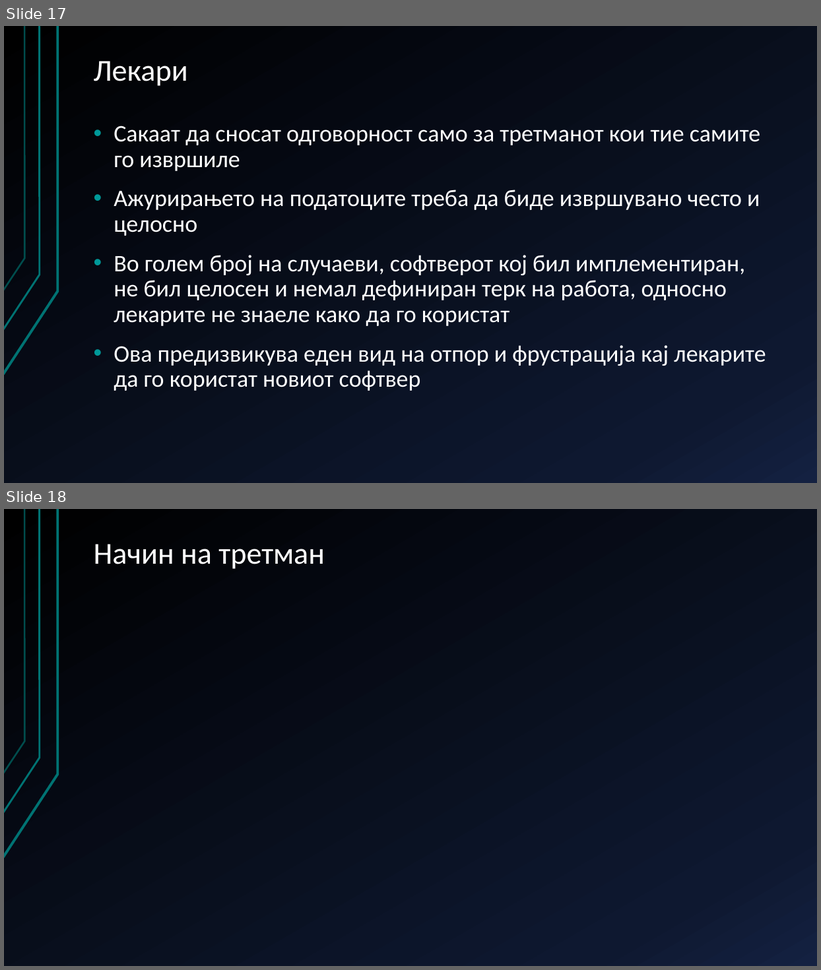
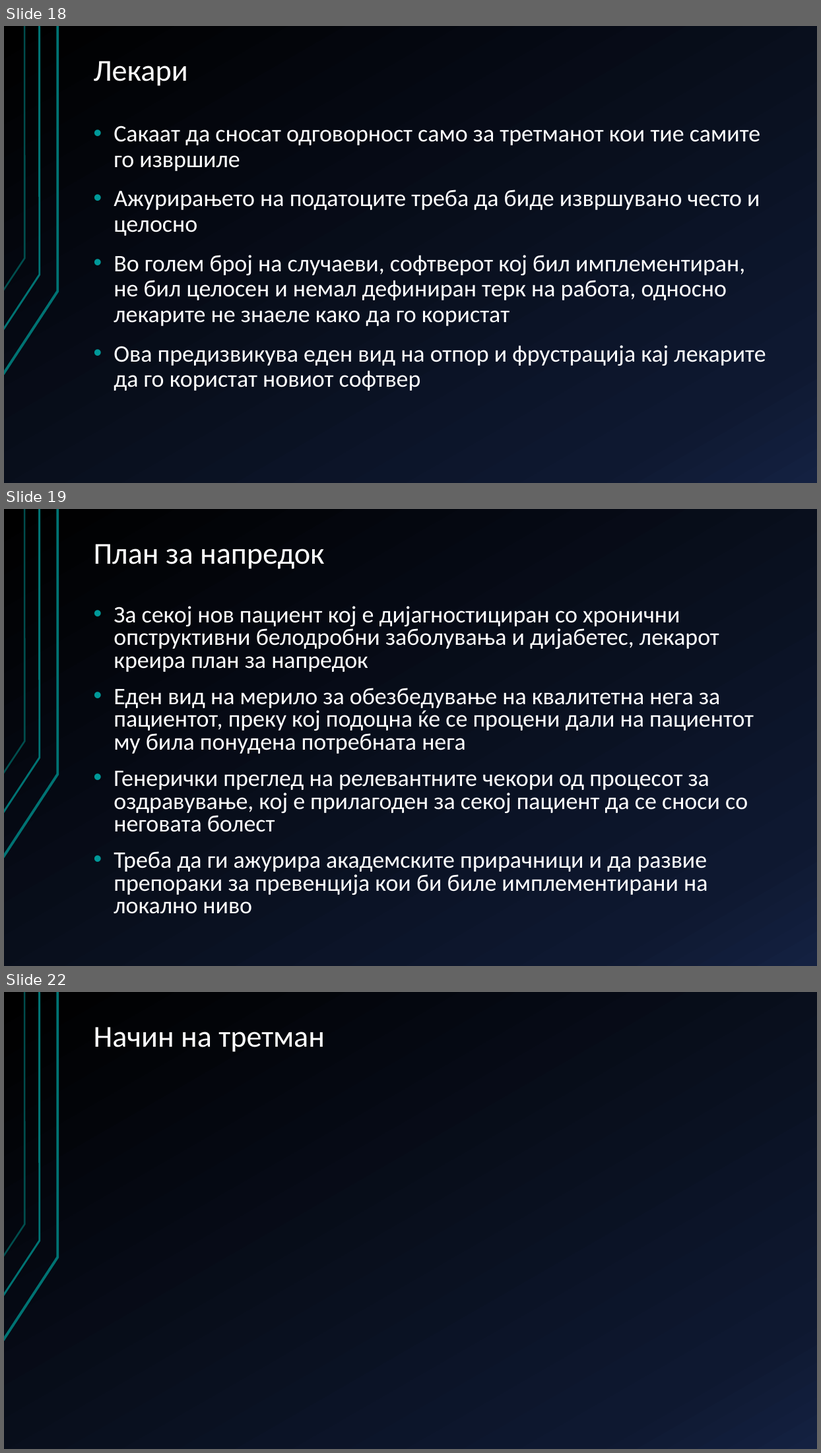
Before and after one commit to AlenDosev/Master, a slide deck: Master.pptx. Shown one above the other, each under a label of ours: slides 17 and 18 before the commit, slides 18, 19 and 22 after it; the slides between them are not shown. The pictures are 821x970 and 821x1453 pixels, drawn with LibreOffice and Linux fonts; fonts in the diff are those of the drawing. Boxes give left, top, right and bottom in pixels: in the first picture for what was removed or moved away, otherwise in the second. Text is boxed around its words. In the diff, an @@ line names an element or a change of style, - is before the commit and + after.

```diff
--- a/Master.pptx
+++ b/Master.pptx
@@ slide 19 added at <box>4,509,817,966</box>, background gradient #000000 to #0F1931 to #142242; not listed: 3 template elements that a slide beside it also shows @@
@@ title added at <box>94,544,324,569</box>, 36 pt, text #FFFFFF @@
+План за напредок
@@ text added at <box>114,606,754,914</box>, 28 pt, text #FFFFFF @@
+• За секој нов пациент кој е дијагностициран со хронични опструктивни белодробни заболувања и дијабетес, лекарот креира план за напредок
+• Еден вид на мерило за обезбедување на квалитетна нега за пациентот, преку кој подоцна ќе се процени дали на пациентот му била понудена потребната нега
+• Генерички преглед на релевантните чекори од процесот за оздравување, кој е прилагоден за секој пациент да се сноси со неговата болест
+• Треба да ги ажурира академските прирачници и да развие препораки за превенција кои би биле имплементирани на локално ниво
@@ what was slide 17 is now slide 18 @@
@@ what was slide 18 is now slide 22 @@
```
Also in this commit, not shown: 3 other slides added.
